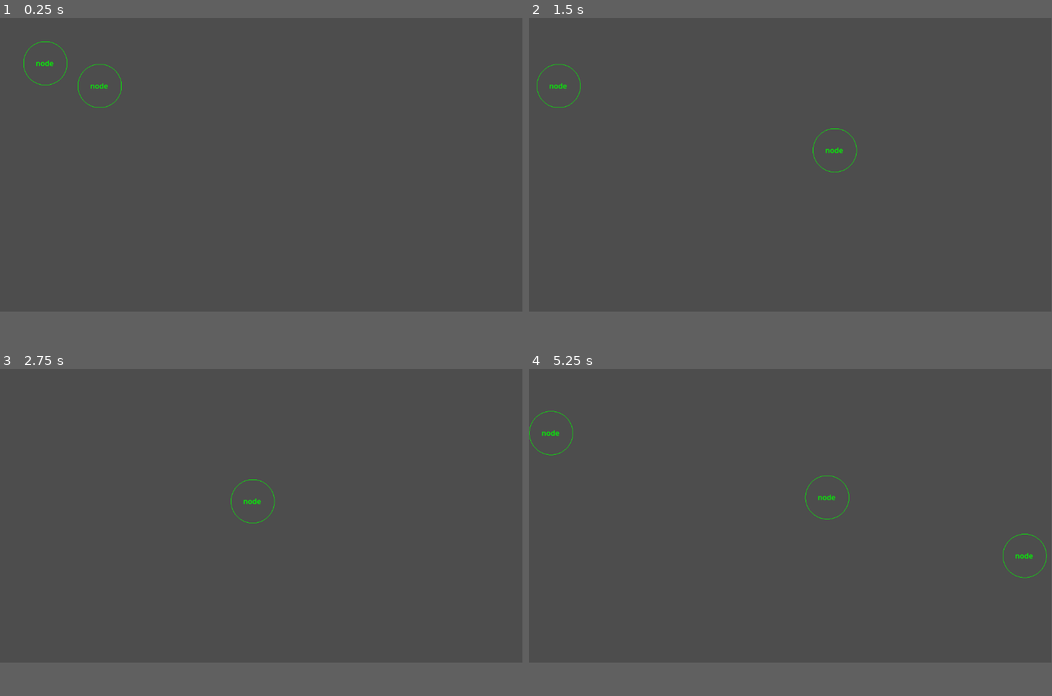
Above: before the commit, frames 1-4 (two rows, left to right).
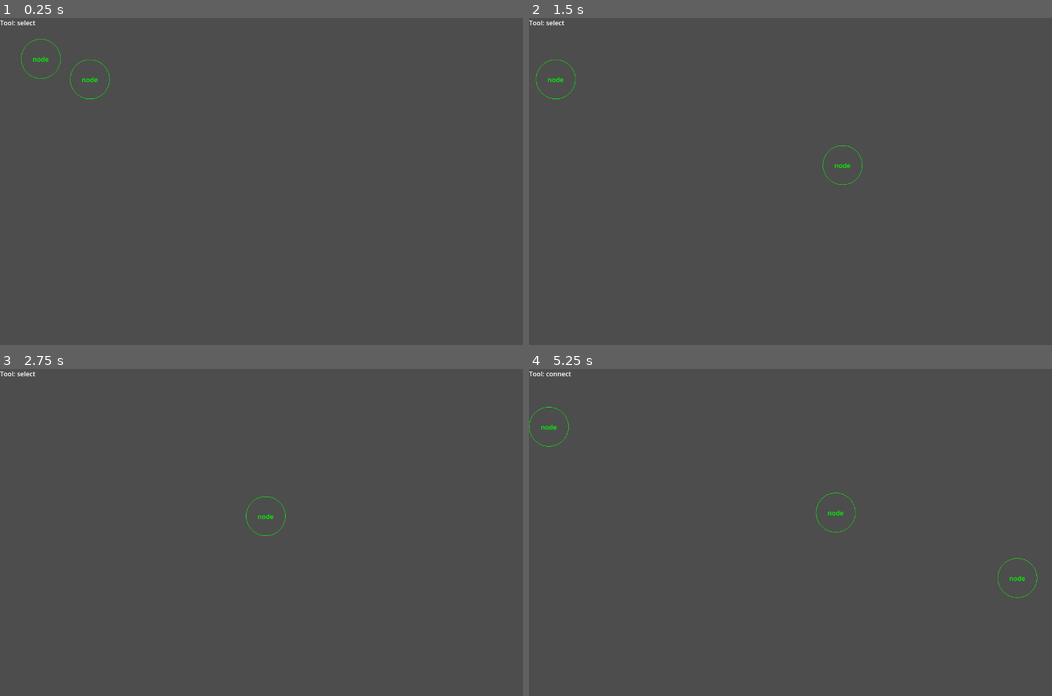
Above: after the commit, the same moments.

Repository: radomirbosak/poietic-playground
Game: Godot game, scene res://main.tscn
Same seed, same stepped clock (60 frames per second), same inputs: the game is played once before the commit and once after it.
Inputs (mouse positions are in pixels of both pictures, inside the frame that each line leads up to):
- Up to frame 1 (0.25 s): no input
- Up to frame 2 (1.5 s): tap Enter at 0.5 s; move the mouse to (905, 148) at 0.52 s; hold Right (pan-right) 0.53-1.25 s; hold A (add-node) 0.53-1.25 s; click (905, 148) at 0.8 s; drag from (685, 178) to (764, 224) at 1.27 s
- Up to frame 3 (2.75 s): tap Space at 2 s; move the mouse to (313, 450) at 2.02 s; hold Right (pan-right) from 2.03 s (still down); hold 3 (connect-tool) from 2.03 s (still down); click (313, 450) at 2.17 s; tap 1 (selection-tool) at 2.3 s
- Up to frame 4 (5.25 s): release Right (pan-right) at 2.75 s; release 3 (connect-tool) at 2.75 s; drag from (764, 575) to (633, 470) at 2.77 s; tap Enter at 3.5 s; move the mouse to (947, 558) at 3.52 s; hold Left (pan-left) 3.53-4.25 s; hold A (add-node) 3.53-4.25 s; click (947, 558) at 3.8 s; drag from (633, 470) to (712, 440) at 4.27 s; tap Space at 5 s; move the mouse to (816, 516) at 5.02 s; hold Down (pan-down) from 5.03 s (still down); hold 3 (connect-tool) from 5.03 s (still down); click (816, 516) at 5.17 s
In our replay, the window is 799x449 before the commit and 800x500 after it. These sizes can differ from the game's own. Grey fills any space a smaller window leaves; there, only what the larger window draws over its background counts as a difference.

The runs differ from the first frame. In frame 1, 0.4% of the frame differs, in the area x 0-24%, y 0-28%; in frame 2, 0.4%; in frame 3, 0.2%; in frame 4, 0.6%, in the area x 0-99%, y 0-70%.

Commit message:
Sketched connection tool
- initial sketch of a conection tool
- added window size saving

Diff:
--- a/diagram_canvas.gd
+++ b/diagram_canvas.gd
@@ -7,6 +7,10 @@
 var acceleration = 400     # Acceleration rate
 var deceleration = 600     # Deceleration rate
 var velocity = Vector2.ZERO  # Current velocity of the camera
+
+# Connector tool
+var current_connector: Node2D = null
+var connector_origin: Node2D = null
 
 # Called when the node enters the scene tree for the first time.
 func _ready():
@@ -44,6 +48,8 @@
 
 func object_at_position(position: Vector2):
 	for child in get_children():
+		if not child is DiagramNode:
+			continue
 		var child_pos = child.get_global_transform().basis_xform(child.position)
 		if child.has_point(position):
 			return child
@@ -54,6 +60,12 @@
 var drag_position = Vector2()
 
 func _input(event):
+	if Global.current_tool == Global.Tool.SELECT:
+		handle_select_input(event)
+	elif  Global.current_tool == Global.Tool.CONNECT:
+		handle_connect_input(event)
+
+func handle_select_input(event):
 	if event is InputEventMouseButton:
 		if event.is_action_pressed("click"):
 			var mouse_position = get_viewport().get_mouse_position()
@@ -80,9 +92,61 @@
 		drag_position = event.position
 
 
+func handle_connect_input(event: InputEvent):
+	print("Is pressed: ", event.is_pressed(), " Is action pressed: ", event.is_action_pressed("click"))
+	print("Type ", event)
+	if event is InputEventMouseButton:
+		if event.is_pressed():
+			print("initiate connect")
+			var mouse_position = get_viewport().get_mouse_position()
+			var selection = object_at_position(mouse_position)
+			if selection != null:
+				create_connector(selection)
+				is_dragging = true
+				print("connect initiated at ", selection)
+			else:
+				print("Empty connect click")
+				is_dragging = false
+		elif event.is_released():
+			is_dragging = false
+			if current_connector != null:
+				current_connector.free()
+
+	elif event is InputEventMouseMotion and is_dragging:
+		print("Connect to: ", event.position)
+		drag_position = event.position
+		update_connector(drag_position)
+
+
+func create_connector(origin):
+	var connector = Node2D.new()
+	connector.name = "connector"
+	add_child(connector)
+	connector_origin = origin
+	current_connector = connector
+	update_connector(origin.position)
+
+func update_connector(target_location):
+	if connector_origin == null:
+		return
+	if current_connector == null:
+		return
+
+	var line = current_connector.get_node("connector_line")
+	if not line:
+		line = Line2D.new()
+		line.name = "connector_line"
+		current_connector.add_child(line)
+
+	line.clear_points()
+
+	line.add_point(connector_origin.position)
+	line.add_point(target_location)
+
+
 func add_node(position: Vector2):
 	print("Adding node")
 	var scene = load("res://diagram_node.tscn")
-	var instance: Node2D = scene.instantiate()
+	var instance: DiagramNode = DiagramNode.new()
 	instance.set_position(position)
 	add_child(instance)
--- a/diagram_node.gd
+++ b/diagram_node.gd
@@ -1,21 +1,28 @@
-extends Node2D
+class_name DiagramNode extends Node2D
 
 # var sprite: Sprite2D
-@onready var label = $Label
+var label: Label # = $Label
 @onready var sprite = $Sprite
 @onready var outline = $Outline
 var shape: Shape2D
 
 # Called when the node enters the scene tree for the first time.
 func _ready():
+	label = Label.new()
 	label.text = "node"
 	label.add_theme_color_override("font_color", Color.GREEN)
+	self.add_child(label)
 
+	shape = CircleShape2D.new()
+	shape.radius = 48
+	update_children()
 	print("Node position :", self.position)
 	print("Label position:", label.position)
-	shape = CircleShape2D.new()
-	shape.radius = 48
 
+
+func update_children():
+	var size = label.get_minimum_size()
+	label.position = -size * 0.5
 
 func _draw():
 	draw_circle(Vector2(0, 0), shape.radius, Color.GREEN, false)
--- a/diagram_node.tscn
+++ b/diagram_node.tscn
@@ -9,12 +9,5 @@
 
 [node name="Sprite" type="Sprite2D" parent="."]
 
-[node name="Label" type="Label" parent="."]
-offset_left = -21.0
-offset_top = -12.0
-offset_right = 97.0
-offset_bottom = 11.0
-text = "unnamed node"
-
 [node name="Outline" type="Path2D" parent="."]
 curve = SubResource("Curve2D_ggv1y")
--- /dev/null
+++ b/global.gd
@@ -0,0 +1,17 @@
+extends Node
+
+enum Tool {
+	SELECT = 0,
+	CONNECT = 1,
+}
+
+var current_tool: Tool = Tool.SELECT
+
+# Called when the node enters the scene tree for the first time.
+func _ready():
+	pass # Replace with function body.
+
+
+# Called every frame. 'delta' is the elapsed time since the previous frame.
+func _process(delta):
+	pass
--- a/main.gd
+++ b/main.gd
@@ -1,25 +1,27 @@
 extends Node2D
-
-enum Tool {
-	SELECT = 0,
-	CONNECT = 1,
-}
-
-var current_tool: Tool = Tool.SELECT
-
 
 # Called when the node enters the scene tree for the first time.
 func _ready():
-	print("Current tool: ", current_tool)
+	get_viewport().connect("size_changed", Callable(self, "_on_window_resized"))
 	$DiagramCanvas.add_node(Vector2(100, 100))
 	$DiagramCanvas.add_node(Vector2(220, 150))
+	update_status_text()
+
+	var config = ConfigFile.new()
+	var load_result = config.load("user://settings.cfg")
+	if load_result == OK:
+		var window_size = Vector2(
+			config.get_value("window", "width", 1280),
+			config.get_value("window", "height", 720)
+			)
+		DisplayServer.window_set_size(window_size)
 
 
 func _input(event):
 	if event.is_action_pressed("connect-tool"):
-		set_tool(Tool.CONNECT)
+		set_tool(Global.Tool.CONNECT)
 	elif event.is_action_pressed("selection-tool"):
-		set_tool(Tool.SELECT)
+		set_tool(Global.Tool.SELECT)
 
 	elif event.is_action_pressed("add-node"):
 		var mouse_position = get_viewport().get_mouse_position()
@@ -31,6 +33,26 @@
 
 
 
-func set_tool(tool: Tool):
+func set_tool(tool: Global.Tool):
 	print("Use tool: ", tool)
-	self.current_tool = tool
+	Global.current_tool = tool
+	update_status_text()
+
+func update_status_text():
+	var text = "Tool: "
+	if Global.current_tool == Global.Tool.SELECT:
+		text += "select"
+	elif Global.current_tool == Global.Tool.CONNECT:
+		text += "connect"
+	else:
+		text += "(UNKNOWN TOOL)"
+	$StatusText.text = text
+
+
+
+func _on_window_resized():
+	var window_size = DisplayServer.window_get_size()
+	var config = ConfigFile.new()
+	config.set_value("window", "width", window_size.x)
+	config.set_value("window", "height", window_size.y)
+	config.save("user://settings.cfg")
--- a/main.tscn
+++ b/main.tscn
@@ -8,3 +8,8 @@
 
 [node name="DiagramCanvas" type="Node2D" parent="."]
 script = ExtResource("2_lulh0")
+
+[node name="StatusText" type="Label" parent="."]
+offset_right = 40.0
+offset_bottom = 23.0
+text = "Text"
--- a/project.godot
+++ b/project.godot
@@ -14,6 +14,21 @@
 run/main_scene="res://main.tscn"
 config/features=PackedStringArray("4.3", "GL Compatibility")
 config/icon="res://icon.svg"
+
+[autoload]
+
+Global="*res://global.gd"
+
+[display]
+
+window/size/viewport_width=1280
+window/size/viewport_height=800
+window/stretch/aspect="ignore"
+
+[editor]
+
+version_control/plugin_name="GitPlugin"
+version_control/autoload_on_startup=true
 
 [input]
 
